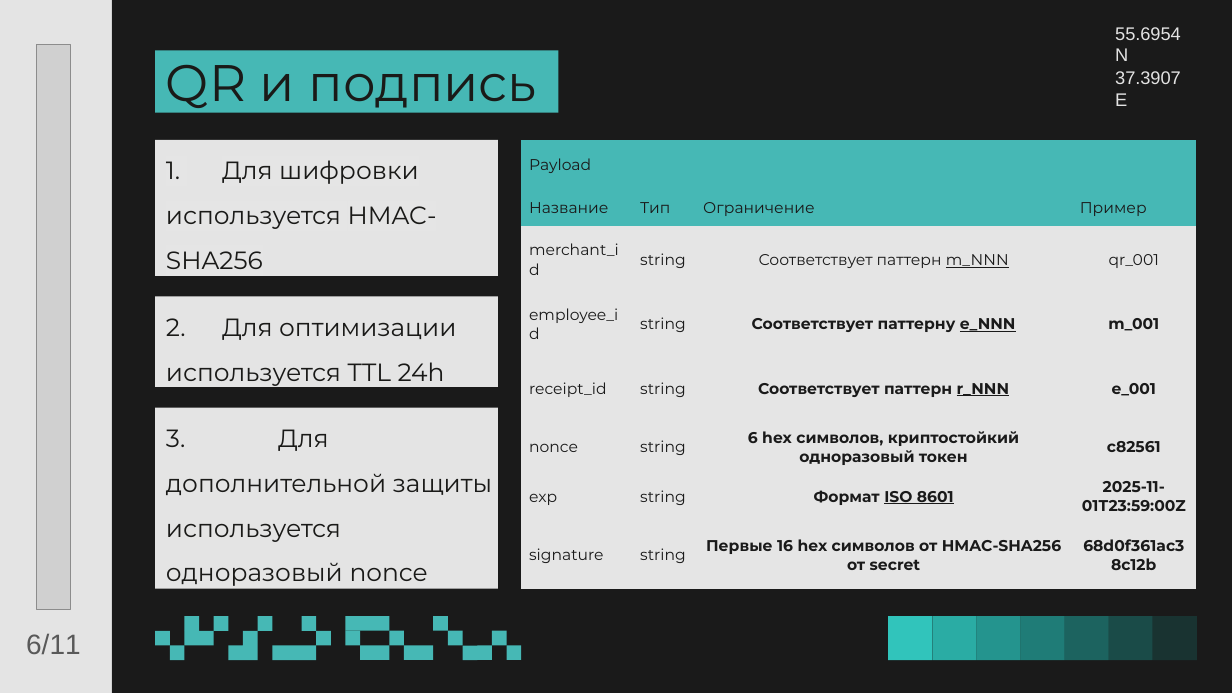
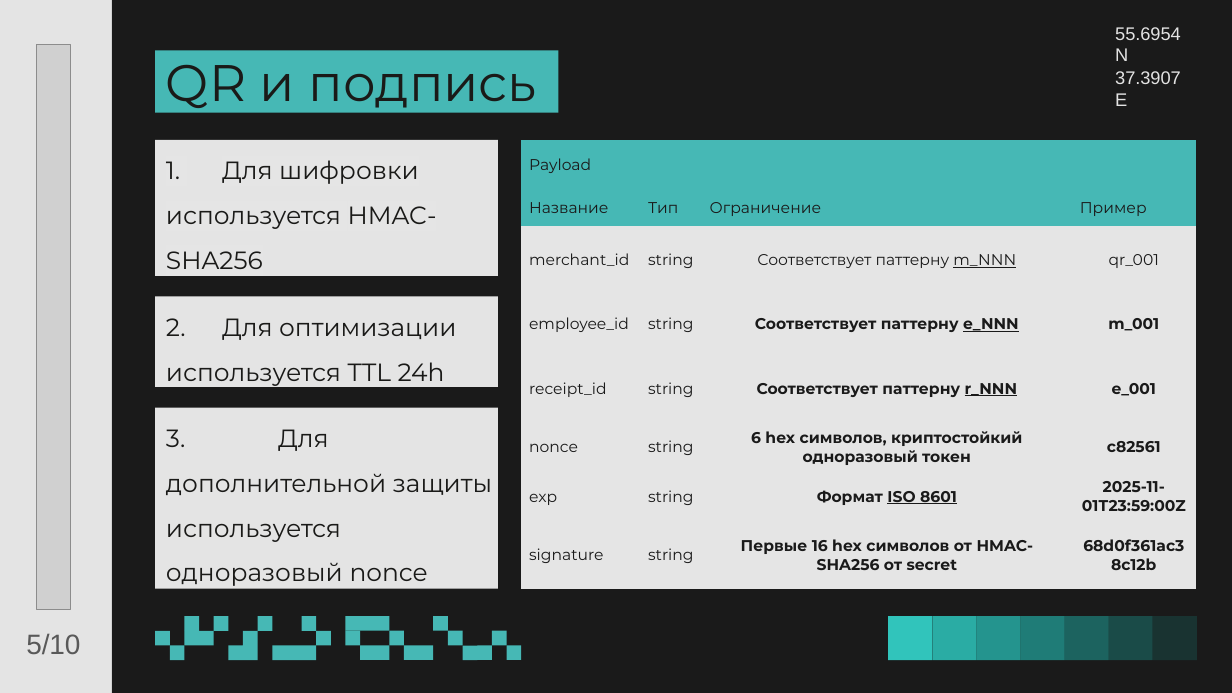
Before and after one commit to BMAAA/team_team_Enjoy_case_3, a slide deck: slide 5 of 05_презентации/Презентация.pptx (slide 6 before the commit). Drawn at 1232x693 pixels with LibreOffice and Linux fonts; fonts in the diff are those of the drawing; grey boxes stand for pictures; background and template pictures are left out. Boxes give left, top, right and bottom in pixels: in the first picture for what was removed or moved away, otherwise in the second. Text is boxed around its words. In the diff, an @@ line names an element or a change of style, - is before the commit and + after.

Commit message:
Changed presentation

```diff
--- a/05_презентации/Презентация.pptx
+++ b/05_презентации/Презентация.pptx
@@ table at <box>521,140,1196,589</box> @@
-row 3, column 3: Соответствует паттерн m_NNN
+row 3, column 3: Соответствует паттерну m_NNN
-row 5, column 3: Соответствует паттерн r_NNN
+row 5, column 3: Соответствует паттерну r_NNN
@@ text at <box>26,633,80,654</box>: text changed @@
-6/11
+5/10
```
Also in this commit, not shown: 8 other slides changed, 1 slide removed, 3 other files.
